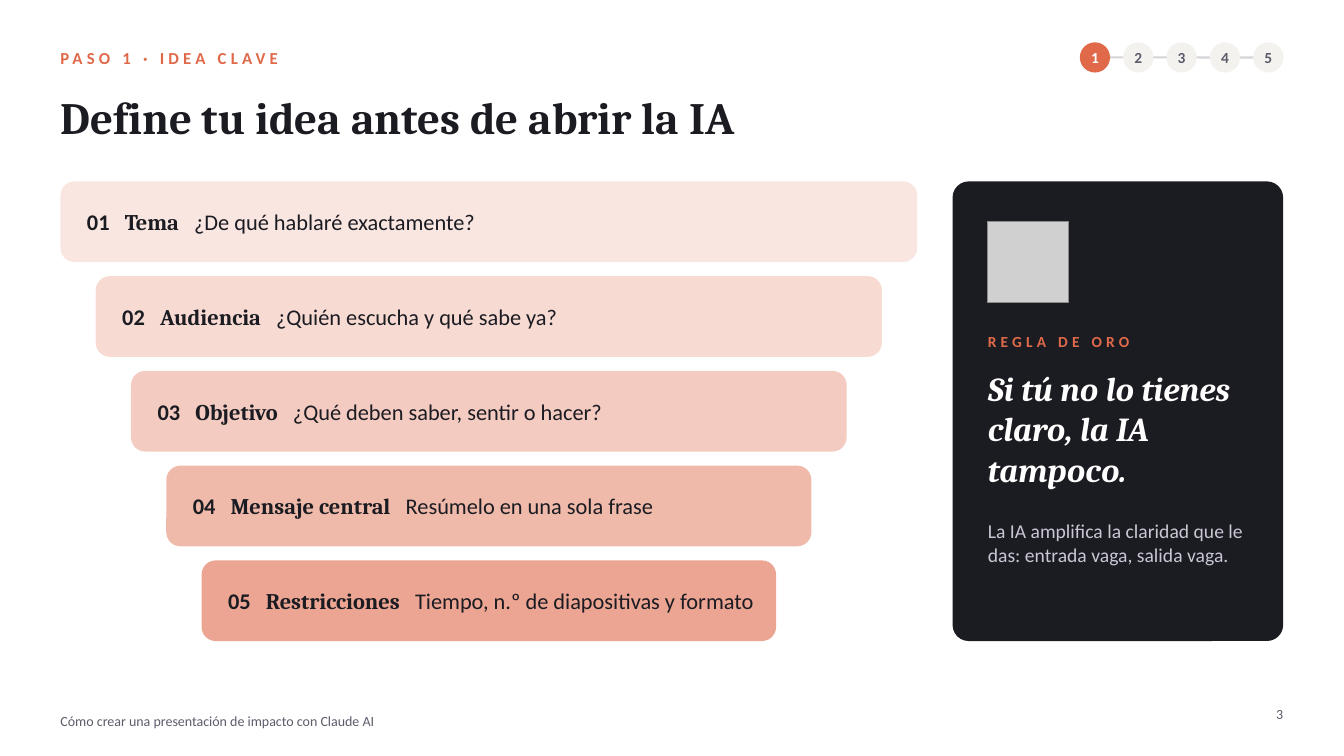
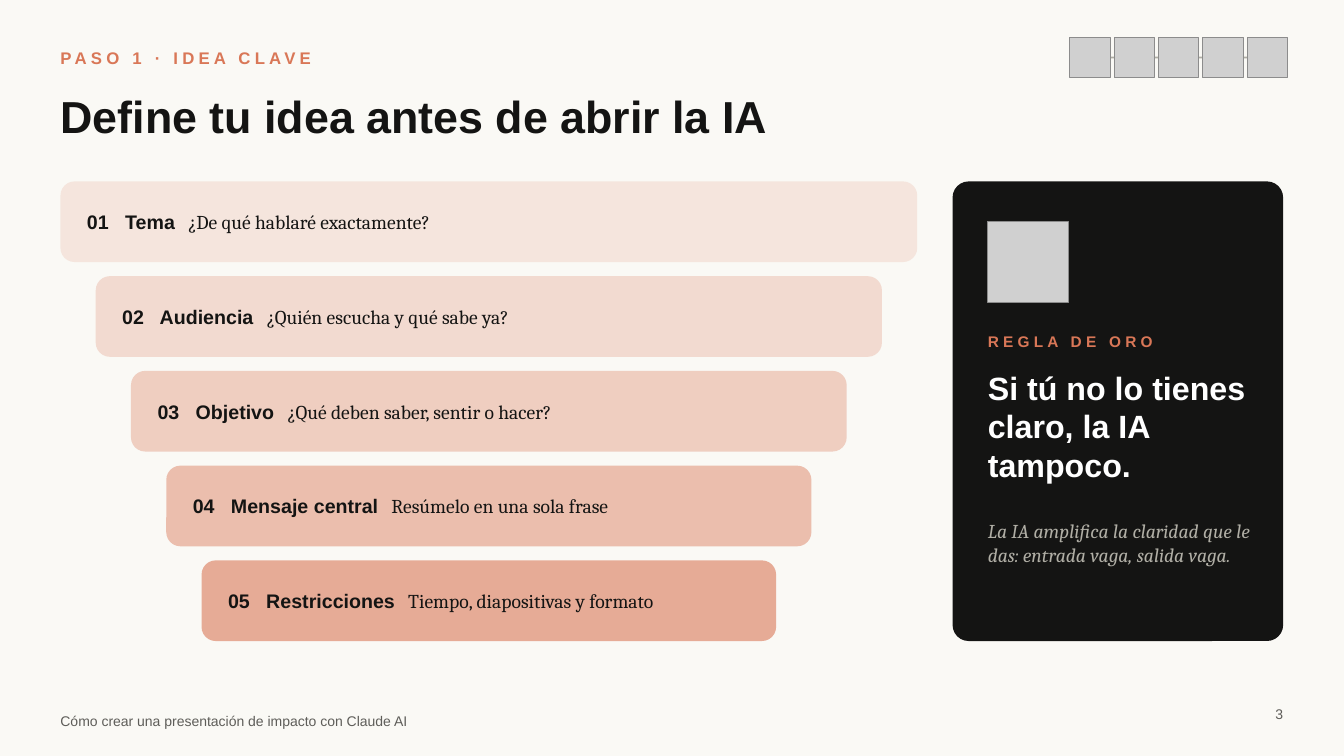
Before and after one commit to giovannych2006-netizen/expedientemed-descargas, a slide deck: slide 3 of Presentacion_Claude_AI.pptx. Drawn at 1344x756 pixels with LibreOffice and Linux fonts; fonts in the diff are those of the drawing; grey boxes stand for pictures. Boxes give left, top, right and bottom in pixels: in the first picture for what was removed or moved away, otherwise in the second. Text is boxed around its words. In the diff, an @@ line names an element or a change of style, - is before the commit and + after.

```diff
--- a/Presentacion_Claude_AI.pptx
+++ b/Presentacion_Claude_AI.pptx
@@ background #FFFFFF to #FAF9F5 @@
@@ text "PASO 1 · IDEA CLAVE" at <box>132,52,141,64</box>: font Calibri to Arial, text colour #E0694A to #D97757 @@
@@ picture added at <box>1070,37,1110,78</box> @@
@@ ellipse removed at <box>1080,42,1110,73</box> @@
-1
@@ line moved from (1095, 57) - (1268, 57) to (1090, 57) - (1267, 57) @@
@@ line (1090, 57) - (1267, 57): stroke #5C5C6B 1.5 pt to #B0AEA5 1.25 pt @@
@@ picture added at <box>1114,37,1154,78</box> @@
@@ ellipse removed at <box>1123,42,1153,73</box> @@
-2
@@ picture added at <box>1158,37,1199,78</box> @@
@@ ellipse removed at <box>1167,42,1197,73</box> @@
-3
@@ picture added at <box>1203,37,1243,78</box> @@
@@ ellipse removed at <box>1210,42,1240,73</box> @@
-4
@@ picture added at <box>1247,37,1288,78</box> @@
@@ ellipse removed at <box>1253,42,1284,73</box> @@
-5
@@ title "Define tu idea antes de ..." at <box>60,100,767,134</box>: font Cambria to Arial, text colour #1B1B22 to #141413 @@
@@ rounded rectangle "01 Tema ¿De qué hablaré ..." at <box>60,181,918,262</box>: size 16 to 14 pt, text colour #1B1B22 to #141413; font Calibri to Arial in "01"; font Cambria to Arial in "Tema"; font Calibri to Cambria in "¿De qué hablaré exactamente?"; fill #E0694A at 16% opacity to #D97757 at 15% opacity @@
@@ rounded rectangle at <box>953,181,1284,641</box>: fill #1B1B22 to #141413 @@
@@ rounded rectangle "02 Audiencia ¿Quién escucha y ..." at <box>96,276,882,357</box>: size 16 to 14 pt, text colour #1B1B22 to #141413; font Calibri to Arial in "02"; font Cambria to Arial in "Audiencia"; font Calibri to Cambria in "¿Quién escucha y qué sabe ya?"; fill #E0694A at 24% opacity to #D97757 at 23% opacity @@
@@ text "REGLA DE ORO" at <box>988,336,1153,347</box>: font Calibri to Arial, text colour #E0694A to #D97757 @@
@@ rounded rectangle "03 Objetivo ¿Qué deben saber, ..." at <box>131,371,847,452</box>: size 16 to 14 pt, text colour #1B1B22 to #141413; font Calibri to Arial in "03"; font Cambria to Arial in "Objetivo"; font Calibri to Cambria in "¿Qué deben saber, sentir o hacer?"; fill #E0694A at 34% opacity to #D97757 at 33% opacity @@
@@ text "Si tú no lo tienes ..." at <box>988,376,1245,483</box>: size 24 to 23 pt, font Cambria to Arial, italic off @@
@@ rounded rectangle "04 Mensaje central Resúmelo en ..." at <box>166,466,812,546</box>: size 16 to 14 pt, text colour #1B1B22 to #141413; font Calibri to Arial in "04"; font Cambria to Arial in "Mensaje central"; font Calibri to Cambria in "Resúmelo en una sola frase"; fill #E0694A at 46% opacity to #D97757 at 45% opacity @@
@@ text "La IA amplifica la claridad ..." at <box>988,524,1250,566</box>: font Calibri to Cambria, text colour #C9C7D4 to #B0AEA5, italic on @@
@@ rounded rectangle "05 Restricciones Tiempo, diapositivas y ..." at <box>202,561,776,641</box>: fill #E0694A at 60% opacity to #D97757 at 60% opacity @@
@@ text in rounded rectangle at <box>228,593,653,613</box>: text changed; size 16 to 14 pt; font Calibri to Cambria; text colour #1B1B22 to #141413 @@
-05 Restricciones Tiempo, n.º de diapositivas y formato
+05 Restricciones Tiempo, diapositivas y formato
@@ text "Cómo crear una presentación de ..." at <box>60,715,407,729</box>: font Calibri to Arial, text colour #5C5C6B to #5E5D59 @@
@@ page number at <box>1275,709,1283,719</box>: font Calibri to Arial, text colour #5C5C6B to #5E5D59 @@
```
Also in this commit, not shown: 8 other slides changed, 1 slide added, 1 slide removed, 7 other files.
